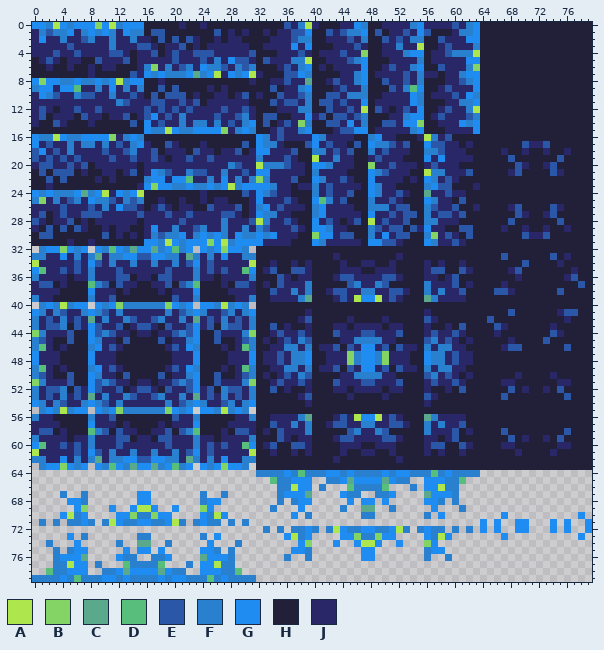
Two versions of one pixel-art file, graphics/source/tilesets/grass.aseprite. Above is the file before it was changed.
80x80 pixels, 1 frame.
Palette (. is transparent): A #aee64d  B #83d464  C #5aa98c  D #57be7c  E #2b57a9  F #2880cf  G #1e8cf0  H #222039  J #292767
Once edited:
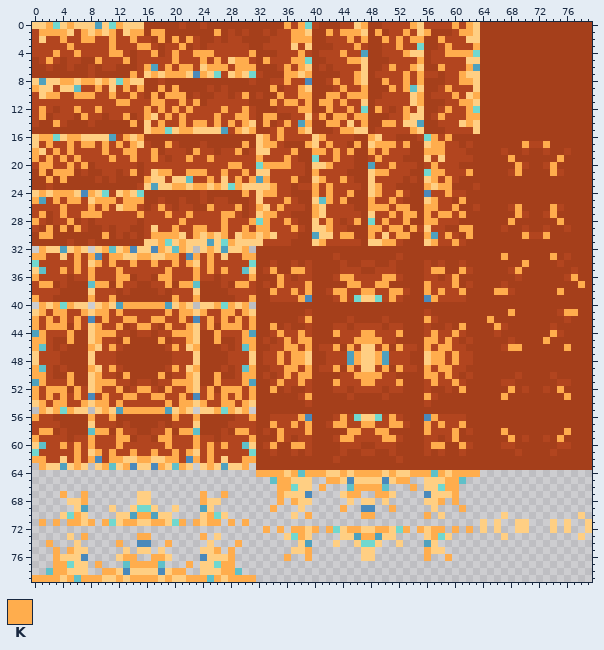
Colours new in this view: K #ffad4d
What changed:
layer "Midnight" now hidden
colour A: #aee64d -> #71d8cf
colour B: #83d464 -> #4ea1be
colour C: #5aa98c -> #4a89bb
colour D: #57be7c -> #5fc0c9
colour G: #1e8cf0 -> #ffcf83
colour H: #222039 -> #a53f1b
colour J: #292767 -> #b2451f
Changed rows in their new state; - is a pixel that keeps its letter.
first column x 0:
 0 --K--K------K-----------------------K-K--------K------K-----K-K----------------
 1 -KKKK--K-K-K--KK-KK-------K----------KK---K-KKK--K---K--K----KK----------------
 2 ----K--KK--K--K---K-K-K--------------KKK-----K-K--K-K-KK--K--------------------
 3 -----K-----K---KK----K------------------------K-----K------K---K---------------
 4 ---K--K----KK----K--K--KKK-----K------K-----K--------K-----KKKK----------------
 5 --K------K---K------K---K-K--KK--K---KK------KK--------K-----------------------
 6 ----------------K--K-KK--KKK-KKK----K-K------------K--K---K---K----------------
 7 --------------K--K-KKK--K----K------KK-K------K------K-K-----K-----------------
 8 ----KK-KK-K--K----------------------K------K--K---K--K-K-----KK----------------
 9 K--------K---K-K--K-K-------------K---K-----K--K---K-K-----K-------------------
10 --KK--KKK--K--K--K-KKK--------K----K--KK--KK-KKK-------K----K--K---------------
11 ------------KK---KK--K-K----------K-KK-K-KK-K----------K-----KK----------------
12 -K----K--K------K-K-K-K----K--K-------KK--K--K---K---K-----K--K----------------
13 -K-----K-----K--K--K-K----K--KK--KK------K-KK-KK-----K----K---KK---------------
14 ---K----------K---K--K-KK-K-K-K--K--K--K--KK---K--KK----------K----------------
15 -----------------KK--KK------K-K---K--K-----KK--------K------------------------
16 -KK--KK------K-K-----------------K-K-----K------K--------K-K-------------------
17 --K--K-KK-K-K-K----K----------K--KK----K--K---K--KKK-K---KK-----------K--K-----
18 K--K-K----K--KK--K-----K-----K-------K--KK-K-K--K-K-----KKK--------------------
19 K-K-K-K----K--K--K----K--K------K---K------K-----K------------------K------K---
20 -KK--K-K--------------------KK---KKKK-----K--------K-----K-----------K----K----
21 -K-KKK--------K---KK--KKK--K--K---------K--------KK------KK---K------K----K----
22 --K-K-----------K--------K---K-K-K---K---K--K------------K-K-------------------
23 --------------------KK-KK-K--K----K-----K-K------K------K-KK-------------------
24 -K-KKK--K----K----------------K--KK-----K-K--K---K--K------K-------------------
25 K--K-KK--KKK-KKK--------------------K-----K-K---K--K-----K---K-----------------
26 ----K---K-K--KK---K------K---K--K--K----K-------KKK-KK--KK--K--------K----K----
27 -K--K--KKK-----K---K--K----KK----KK-----K----------K-KK-K-KK-K-------K----K----
28 K----K---------------K-----K---K-K--K-----K---K---K--K--KK----------K------K---
29 --K-K-K-------------K--KK--K--K-KK---K----K-----KK-KK-K------KK----------------
30 -KK-------K------KKKK--K-K-K--KK-K----------KK--K---KK--K--K--K-------K--K-----
31 ------------------K--K------K------------K--------KK-----K--K------------------
32 -K----K---K--K----K--K---K----K------------------------------------------------
33 KK----K-K--KK--KK--KK--K-K----KK-----------------------------------K------K----
34 ------K--K-K--K--K--K-K--K--------------------------------------------K--------
35 ----K-K-K---K------K---K-K-K------K--KK------------------KK--K-------K---------
36 K-------K---KK----KK---K-------K---K--------KK----KK--------K----------------K-
37 -KK------KK-K------K-KK------KK----K---K-----KK--KK-----K---K-----------------K
38 ----------------------------------K--K-K---KK--KK--KK---K-K--K----KK-------K---
39 K-------K--K--------K--K-------K------K-----K------K-----K---------------------
40 -K-K-K----K--KKKKKK--K----K-K-K------------------------------------------------
41 -K-KK--K-KK-K------K-KK-K--KK-K-------------------------------------K-------KK-
42 K-K-K-K---K--KK--KK--K---K-K-K-K-------K----------------K--------K-------------
43 K-KKK-K--K--K--KK--K--K--K-KKK-K--K--------------------------K----K------------
44 -K---K---KKK--------KKK---K---K----K--K----K---KK---K----K--K-------------K----
45 KK---K---K---K----K---K---K---KK----K-KK------KKKK------KK-K-------------K-----
46 K-------K--K--------K--K-------K----KK-K---K-K----K-K---K-KK--------KK------K--
47 -----------------------------------K-KK-------K--K-------KK-K------------------
48 -----------------------------------K-KK-------K--K-------KK-K------------------
49 K-------K--K--------K--K-------K----KK-K---K-K----K-K---K-KK-------------------
50 KK---K---K---K----K---K---K---KK----K-KK------KKKK------KK-K-------------------
51 -K---K---KKK--------KKK---K---K----K--K----K---KK---K----K--K------------------
52 K-KKK-K--K--K--KK--K--K--K-KKK-K--K--------------------------K------K------K---
53 K-K-K-K---K--KK--KK--K---K-K-K-K-------K----------------K----------K--------K--
54 -K-KK--K-KK-K------K-KK-K--KK-K------------------------------------------------
55 -K-K-K----K--KKKKKK--K----K-K-K------------------------------------------------
56 K-------K--K--------K--K-------K------K-----K------K-----K---------------------
57 ----------------------------------K--K-K---KK--KK--KK---K-K--K-----------------
58 -KK------KK-K------K-KK------KK----K---K-----KK--KK-----K---K------K--------K--
59 K-------K---KK----KK---K-------K---K--------KK----KK--------K-------K------K---
60 ----K-K-K---K------K---K-K-K------K--KK------------------KK--K-----------------
61 ------K--K-K--K--K--K-K--K-----------------------------------------------------
62 KK----K-K--KK--KK--KK--K-K----KK-----------------------------------------------
63 -K----K---K--K----K--K---K----K------------------------------------------------
64 --------------------------------KKKK-K-KKK--K-KKKK-K--KKK-K-KKKK---------------
65 -----------------------------------KK-----KK--------KK-----KK------------------
66 -----------------------------------KK----K----KKKK----K----KK------------------
67 ----K--K----------------K--K-------K---------KK--KK---------K------------------
68 -------K----------------K----------K-K--------------------K-K------------------
69 ----------------------------------K---------K------K---------K-----------------
70 ------K--------KK--------K-------------K-------KK-------K----------------------
71 -K-K-KK-K-K--KK--KK--K-K-KK-K-K------------------------------------------------
72 ---------------------------------K-K-KK-K-K--KK--KK--K-K-KK-K-K----------------
73 -------K-------KK-------K-------------K--------KK--------K---------------------
74 --K---------K------K---------K-------------------------------------------------
75 ---K-K--------------------K-K----------K----------------K----------------------
76 ---K---------KK--KK---------K-------K--K----------------K--K-------------------
77 ---KK----K----KKKK----K----KK--------------------------------------------------
78 ---KK-----KK--------KK-----KK--------------------------------------------------
79 KKKK-K-KKK--K-KKKK-K--KKK-K-KKKK-----------------------------------------------
